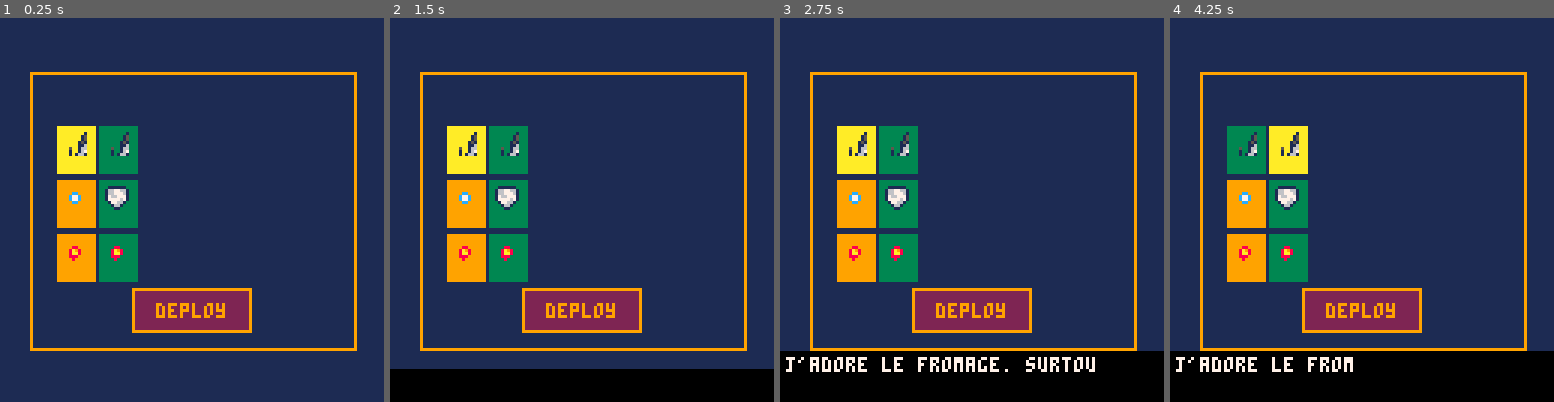
Above: before the commit, frames 1-4 (left to right).
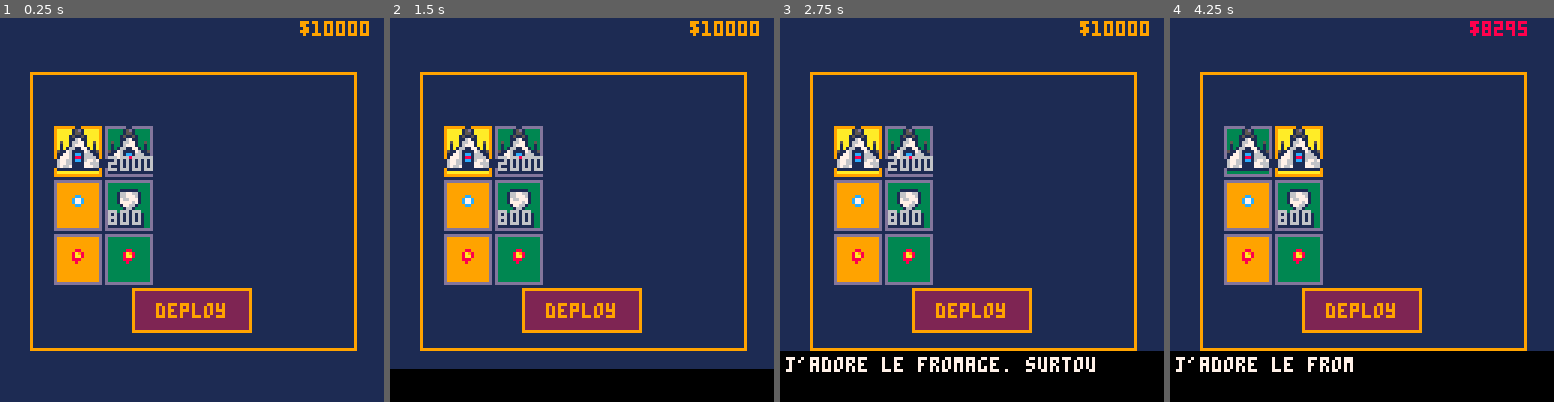
Above: after the commit, the same moments.

Repository: aureliendossantos/new-miami-2080
Game: PICO-8 cartridge miami2080.p8
Two runs of this game, one before a commit and one after it. Both use one fixed random seed, a clock stepped at 60 frames per second and the inputs below.
Inputs:
- Up to frame 1 (0.25 s): no input
- Up to frame 2 (1.5 s): tap O (Z key) at 0.33, 0.7, 1.43 s; tap X (X key) at 1.07 s
- Up to frame 3 (2.75 s): hold Left 1.97-2.37 s; tap X (X key) at 2.07, 2.4, 2.73 s; tap O (Z key) at 2.22 s; hold Down from 2.42 s (still down)
- Up to frame 4 (4.25 s): release Down at 2.82 s; hold Right 2.87-3.53 s; tap X (X key) every 0.33 s from 3.07 to 4.07 s; tap O (Z key) at 3.1, 3.98 s; hold Up 3.58-4.08 s; hold Right from 4.13 s (still down)

The runs differ from the first frame. In frame 1, 6.8% of the frame differs, in the area x 14-97%, y 0-70%; in frame 2, 6.8%; in frame 3, 6.8%; in frame 4, 6.7%.

Commit message:
shopping system

Diff:
--- a/miami2080.p8
+++ b/miami2080.p8
@@ -12,11 +12,12 @@
  init_database()
  dtb_init()
 
- ❎_released=false
  offset=0
  t=0
  menu_index=1
  choice=1
+ money=10000
+ money_printed=10000
 
  --temp angle
  a=0
@@ -50,6 +51,28 @@
  dtb_draw()
 end
 
+function draw_money()
+ if money_printed<money-15 then
+  money_printed+=15
+	 print_money(10)
+ elseif money_printed<money then
+  money_printed+=1
+	 print_money(10)
+ elseif money_printed>money+55 then
+  money_printed-=55
+	 print_money(8)
+ elseif money_printed>money then
+  money_printed-=1
+	 print_money(8)
+ else
+  print_money(9)
+ end
+end
+
+function print_money(col)
+	print("$"..money_printed,100,1,col)
+end
+
 --input manager
 function update_input()
  if not text_mode then
@@ -60,6 +83,7 @@
 -->8
 --scene shop
 function update_shop()
+ --local items={ship,weapon,secondary}
  if btnp⬆️ then
   menu_index=max(1,menu_index-1)
  end
@@ -82,8 +106,27 @@
  if btnp❎ then
   for i=1,3 do
    if menu_index==i then
-    eqp[i]=choice
-    sfx(1)
+    local item
+    if i==1 then
+     item=ship[choice]
+    elseif i==2 then
+     item=weapon[choice]
+    else
+     item=secondary[choice]
+    end
+    if item.price and not item.bought then
+     if item.price<=money then
+      money-=item.price
+      item.bought=true
+      eqp[i]=choice
+      sfx(2)
+     else
+      sfx(0)
+     end
+    else
+     eqp[i]=choice
+     sfx(1)
+    end
    end
   end
   if menu_index==4 then
@@ -109,34 +152,46 @@
   rectfill(45,91,82,103,2)
   print("deploy",52,95,9)
  end
- --ships
+ --items
  draw_items(ship,1,36)
  draw_items(weapon,2,54)
  draw_items(secondary,3,72)
+ --money
+ draw_money()
 end
 
 function draw_items(array,eqp_slot,y)
  for i,c in pairs(array) do
-  local x=19+14*(i-1)
-  draw_item(x,y,3)
+  local x=18+17*(i-1)
+  draw_item(x,y,13,3)
   if menu_index==eqp_slot and
   choice==i then
-   draw_item(x,y,11)
+   draw_item(x,y,9,11)
   end
   if eqp[eqp_slot]==i then
-   draw_item(x,y,9)
+   draw_item(x,y,13,9)
   end
   if menu_index==eqp_slot and
   choice==i and
   eqp[eqp_slot]==i then
-   draw_item(x,y,10)
+   draw_item(x,y,9,10)
   end
-  spr(c.anim[1],x+2,y+2)
- end
-end
-
-function draw_item(x,y,col)
- rectfill(x,y,x+12,y+15,col)
+  if eqp_slot==1 then
+   spr(c.anim[1],x,y,2,2)
+  else
+   spr(c.anim[1],x+4,y+3)
+  end
+  if c.price and not c.bought then
+   print(c.price,x+1,y+11,1)
+   print(c.price,x+2,y+11,1)
+   print(c.price,x+1,y+10,6)
+  end
+ end
+end
+
+function draw_item(x,y,col1,col2)
+ rectfill(x,y,x+15,y+16,col1)
+ rectfill(x+1,y+1,x+14,y+15,col2)
 end
 
 -->8
@@ -150,6 +205,7 @@
  stage=1
  wave=1
  init_player()
+ money_printed=money
 end
 
 function update_shmup()
@@ -186,6 +242,7 @@
 	for i=1,p.life do
 		spr(5,i*8,1)
 	end
+	draw_money()
 end
 -->8
 --database
@@ -221,6 +278,7 @@
    w=3,h=4
   },
   {
+   price=800,
    speed=6,
    frequency=12,
    duration=15,
@@ -259,6 +317,7 @@
   {
    --little guy
 	  life=400,
+	  money=20,
    anim={3},
    x1=0,y1=0,w=7,h=7,
    emitters={
@@ -268,6 +327,7 @@
   {
    --tunnel guy
 	  life=800,
+	  money=120,
    anim={6},
    x1=0,y1=0,w=7,h=7,
    emitters={
@@ -279,6 +339,7 @@
   {
    --wheel guy
 	  life=800,
+	  money=120,
    anim={6},
    x1=0,y1=0,w=7,h=7,
    emitters={
@@ -445,7 +506,7 @@
 
 function draw_player()
  if p.inv_t%3==0 then
- 	spr(animate(p.anim),p.x,p.y,2,3)
+ 	spr(animate(p.anim),p.x,p.y,2,2)
  end
 end
 -->8
@@ -510,6 +571,7 @@
 		end
 		--mort
 		if e.life<=0 then
+		 money+=e.money
 			del(enemies,e)
 		end
 		--tir
